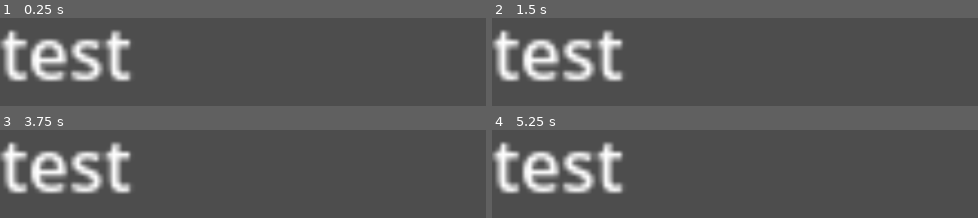
Above: before the commit, frames 1-4 (two rows, left to right).
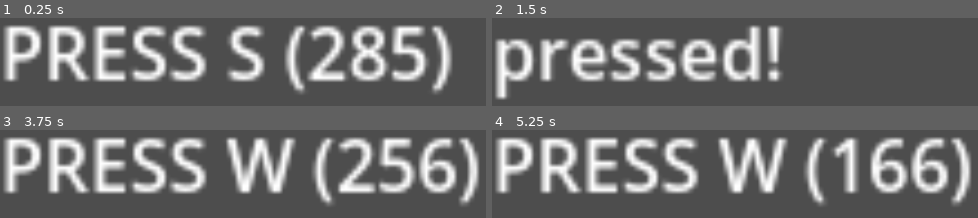
Above: after the commit, the same moments.

Repository: coal-rock/wolfjam24
Game: Godot game, scene res://node_2d_qte.tscn
Two runs of this game, one before a commit and one after it. Both use one fixed random seed, a clock stepped at 60 frames per second and the inputs below. This scene is started directly instead of the project's main scene.
Inputs:
- Up to frame 1 (0.25 s): no input
- Up to frame 2 (1.5 s): tap S at 0.5 s; hold D 0.53-1.28 s; tap Space at 1.25 s; hold S from 1.28 s (still down)
- Up to frame 3 (3.75 s): tap A at 2 s; release S at 2.03 s; hold D 2.03-2.78 s; tap Space at 2.75 s; hold W 2.78-3.53 s; tap Enter at 3.5 s; hold A from 3.53 s (still down)
- Up to frame 4 (5.25 s): tap W at 4.25 s; release A at 5.03 s; hold S from 5.03 s (still down)

The runs differ from the first frame. In frame 1, 35% of the frame differs, in the area x 0-94%, y 7-87%; in frame 2, 21%; in frame 3, 38%, in the area x 0-99%, y 7-87%; in frame 4, 37%.
Error before the commit: Parse Error: Too few arguments for "qte_finished()" call. Expected at least 1 but received 0. (res://RhythmQTE.gd:31)
Error after the commit: Invalid access to property or key 'dice1' on a base object of type 'Nil'. (res://RhythmQTE.gd:31)

Commit message:
mash qte

Diff:
--- a/IRLQTE.gd
+++ b/IRLQTE.gd
@@ -3,6 +3,7 @@
 var irlgames = ["Thumb War!!", "Rock Paper Scissors!!"]
 
 var allowinp = false
+
 func _ready() -> void:
 	$Label.text = irlgames[randi() % len(irlgames)]
 	await get_tree().create_timer(3).timeout
--- /dev/null
+++ b/MashQTE.gd
@@ -0,0 +1,29 @@
+extends QTE
+
+var allowinp = false
+var c1 = 0
+var c2 = 0
+
+var timeleft = 300
+
+func _ready() -> void:
+	$Label.text = "mash buttons.. get ready"
+	await get_tree().create_timer(1).timeout
+	allowinp = true
+
+func _process(delta: float) -> void:
+	if allowinp:
+		if Input.is_action_just_pressed(battle.inputName1):
+			c1+=1
+		if Input.is_action_just_pressed(battle.inputName2):
+			c2+=1
+		$Label.text = "%s left" % timeleft
+		$counter1.text = "%s clicks" % c1
+		$counter2.text = "%s clicks" % c2
+
+		timeleft-=1
+		if timeleft <= 0:
+			if c1 > c2:
+				battle.qte_finished(battle.dice1)
+			else:
+				battle.qte_finished(battle.dice2)
--- a/RhythmQTE.gd
+++ b/RhythmQTE.gd
@@ -28,7 +28,7 @@
 		mylabel.text = "pressed!"
 		score += 1
 		if score > 2:
-			battle.qte_finished()
+			battle.qte_finished(battle.dice1)
 		byp = 1
 		await get_tree().create_timer(1).timeout
 		byp = 0
--- /dev/null
+++ b/mash_qte.tscn
@@ -0,0 +1,30 @@
+[gd_scene load_steps=2 format=3 uid="uid://737pvrgbldqx"]
+
+[ext_resource type="Script" path="res://MashQTE.gd" id="1_akjvw"]
+
+[node name="MashQte" type="Node2D"]
+script = ExtResource("1_akjvw")
+
+[node name="counter1" type="Label" parent="."]
+offset_left = 92.0
+offset_top = 414.0
+offset_right = 556.0
+offset_bottom = 496.0
+theme_override_font_sizes/font_size = 59
+text = "0 clicks"
+
+[node name="counter2" type="Label" parent="."]
+offset_left = 1322.0
+offset_top = 366.0
+offset_right = 1786.0
+offset_bottom = 448.0
+theme_override_font_sizes/font_size = 59
+text = "0 clicks"
+
+[node name="Label" type="Label" parent="."]
+offset_left = 578.0
+offset_top = 36.0
+offset_right = 1153.0
+offset_bottom = 118.0
+theme_override_font_sizes/font_size = 59
+text = "mash your button ! !"
--- a/scripts/battle.gd
+++ b/scripts/battle.gd
@@ -16,7 +16,7 @@
 
 @export var state = GameState.DICE
 
-var qte_scene = preload("res://irl_qte.tscn")
+var qte_scene = preload("res://mash_qte.tscn")
 var active_qte: QTE
 func change_state(s: GameState):
 	state = s
@@ -28,13 +28,15 @@
 func handle_roll(r: DiceRoller) -> void:
 	r.update_die()
 
+func roll_finished(r: DiceRoller):
 	if dice1.is_rolled && dice2.is_rolled:
 		print("BOTH ROLL")
 		dice1.is_rolled = false
 		dice2.is_rolled = false
 
 		# now if both have a roll, start the battle
-		if dice1.spr.frame == dice2.spr.frame:
+		#if dice1.spr.frame == dice2.spr.frame:
+		if true:
 			change_state(GameState.QTE)
 			$BattleText.visible = true
 			await get_tree().create_timer(2).timeout
--- a/scripts/dice_roller.gd
+++ b/scripts/dice_roller.gd
@@ -37,3 +37,4 @@
 		spr.visible = true
 		anim_spr.visible = false
 		anim_count = 0
+		get_parent().roll_finished(self)
